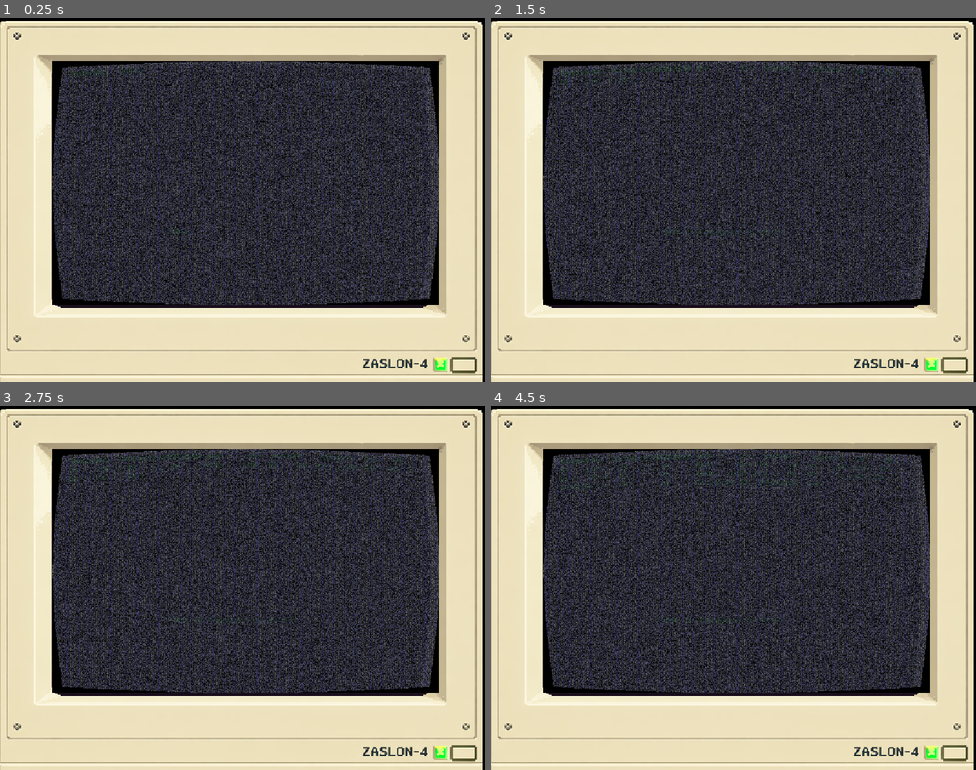
Above: before the commit, frames 1-4 (two rows, left to right).
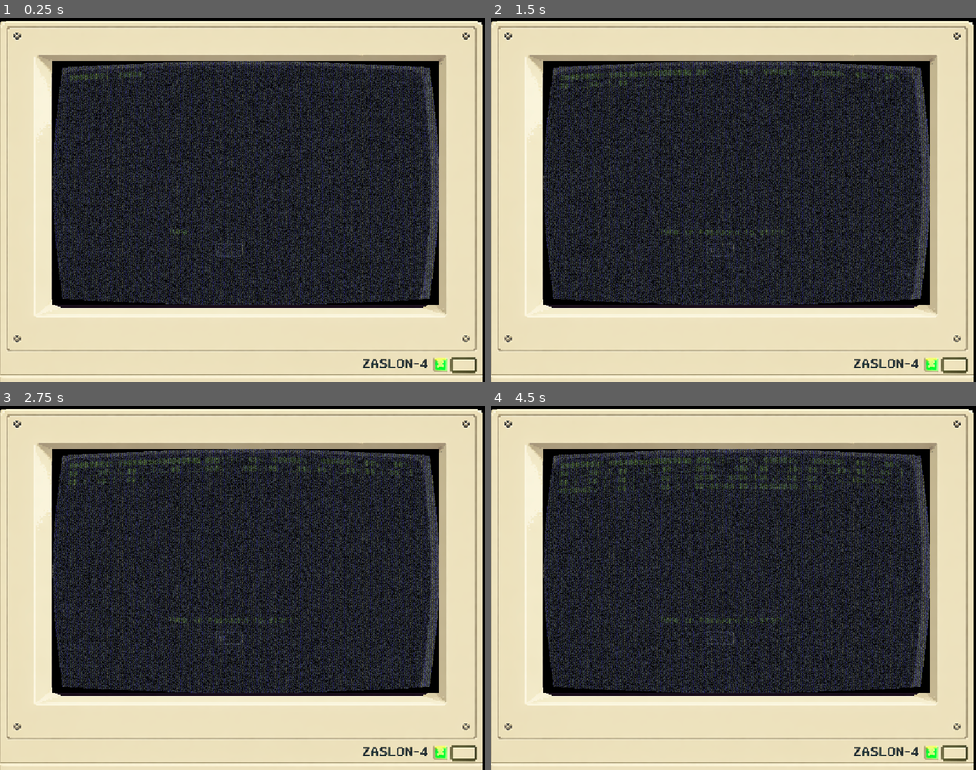
Above: after the commit, the same moments.

Repository: AdrianSmg/BITMASK--1983
Game: Godot game, scene res://Scenes/main.tscn
Two runs of this game, one before a commit and one after it. Both use one fixed random seed, a clock stepped at 60 frames per second and the inputs below.
Inputs (mouse positions are in pixels of both pictures, inside the frame that each line leads up to):
- Up to frame 1 (0.25 s): no input
- Up to frame 2 (1.5 s): click (718, 250) at 0.52 s; type "12" at 0.6 s
- Up to frame 3 (2.75 s): no input
- Up to frame 4 (4.5 s): no input

The runs differ from the first frame. In frame 1, 5.2% of the frame differs, in the area x 11-91%, y 12-79%; in frame 2, 5.3%; in frame 3, 5.4%; in frame 4, 5.6%.

Commit message:
gamep[lay structure + small tweaks

Diff:
--- a/Scenes/main.tscn
+++ b/Scenes/main.tscn
@@ -3,14 +3,14 @@
 [ext_resource type="Script" uid="uid://c1lisfjvi8b86" path="res://Scripts/main.gd" id="1_jjgbg"]
 [ext_resource type="Texture2D" uid="uid://6nl2rn4lbv72" path="res://Resources/frame.png" id="2_bo1nx"]
 [ext_resource type="Shader" uid="uid://bv2ev8m3yn4oi" path="res://Shaders/crt.gdshader" id="3_8gbba"]
-[ext_resource type="Script" uid="uid://b0nra8x17equh" path="res://Scenes/Led.gd" id="4_21xkr"]
+[ext_resource type="Script" path="res://Scenes/Led.gd" id="4_21xkr"]
 
 [sub_resource type="ShaderMaterial" id="ShaderMaterial_jjvhh"]
 shader = ExtResource("3_8gbba")
-shader_parameter/crt_brightness = 0.5850000277875
+shader_parameter/crt_brightness = 1.0
 shader_parameter/crt_ghost = 0.0
-shader_parameter/crt_grid = 0.4810000228475
-shader_parameter/crt_white_noise = 0.626000029735
+shader_parameter/crt_grid = 0.40400001919
+shader_parameter/crt_white_noise = 0.4830000229425
 shader_parameter/crt_curve = 0.0290000013775
 
 [sub_resource type="Gradient" id="Gradient_21xkr"]
--- a/Scripts/main.gd
+++ b/Scripts/main.gd
@@ -5,7 +5,7 @@
 var input = preload("res://Scenes/input.tscn")
 
 func _ready() -> void:
-	var pos = Vector2(-480, -370)
+	var pos = Vector2(-480, -360)
 	show_dialogue(pos, "Test text: bitmask 1983 the best!!!", font)
 
 	var inputBar = input.instantiate()
@@ -34,7 +34,7 @@
 	show_dialogue(Vector2(-200, 75), "Type in password to start:", font)
 
 func _on_correct_arg():
-	show_dialogue(Vector2(0, -150), "Correct", font) #start game-
+	start_game()
 
 func _process(delta: float) -> void:
 	pass
@@ -47,7 +47,7 @@
 	bubble.position = pos
 
 	bubble.set_text(text)
-	bubble.set_text_color(Color.GREEN)
+	bubble.set_text_color(Color.GREEN_YELLOW)
 	bubble.set_font(_font)
 	bubble.start_typing()
 
@@ -59,6 +59,42 @@
 	bubble.position = pos
 	bubble.typing_speed = speed
 	bubble.set_text(text)
-	bubble.set_text_color(Color.GREEN)
+	bubble.set_text_color(Color.GREEN_YELLOW)
 	bubble.set_font(_font)
 	bubble.start_typing()
+
+func start_game():
+	# dialogue day 1
+
+	puzzle_day_1()
+
+	# dialogue day 2
+
+	puzzle_day_2()
+
+	# dialogue day 2
+
+	puzzle_day_3()
+
+	# dialogue day 2
+
+	puzzle_day_4()
+
+	# ending dialogue
+
+	end_screen()
+
+func puzzle_day_1():
+	pass
+
+func puzzle_day_2():
+	pass
+
+func puzzle_day_3():
+	pass
+
+func puzzle_day_4():
+	pass
+
+func end_screen():
+	pass
--- a/Scripts/typewritterAnim.gd
+++ b/Scripts/typewritterAnim.gd
@@ -24,6 +24,10 @@
 	_typing = true
 	label.visible_characters = 0
 
+func kill_instance():
+	self.free()
+
+
 func _process(delta):
 	if not _typing:
 		return
